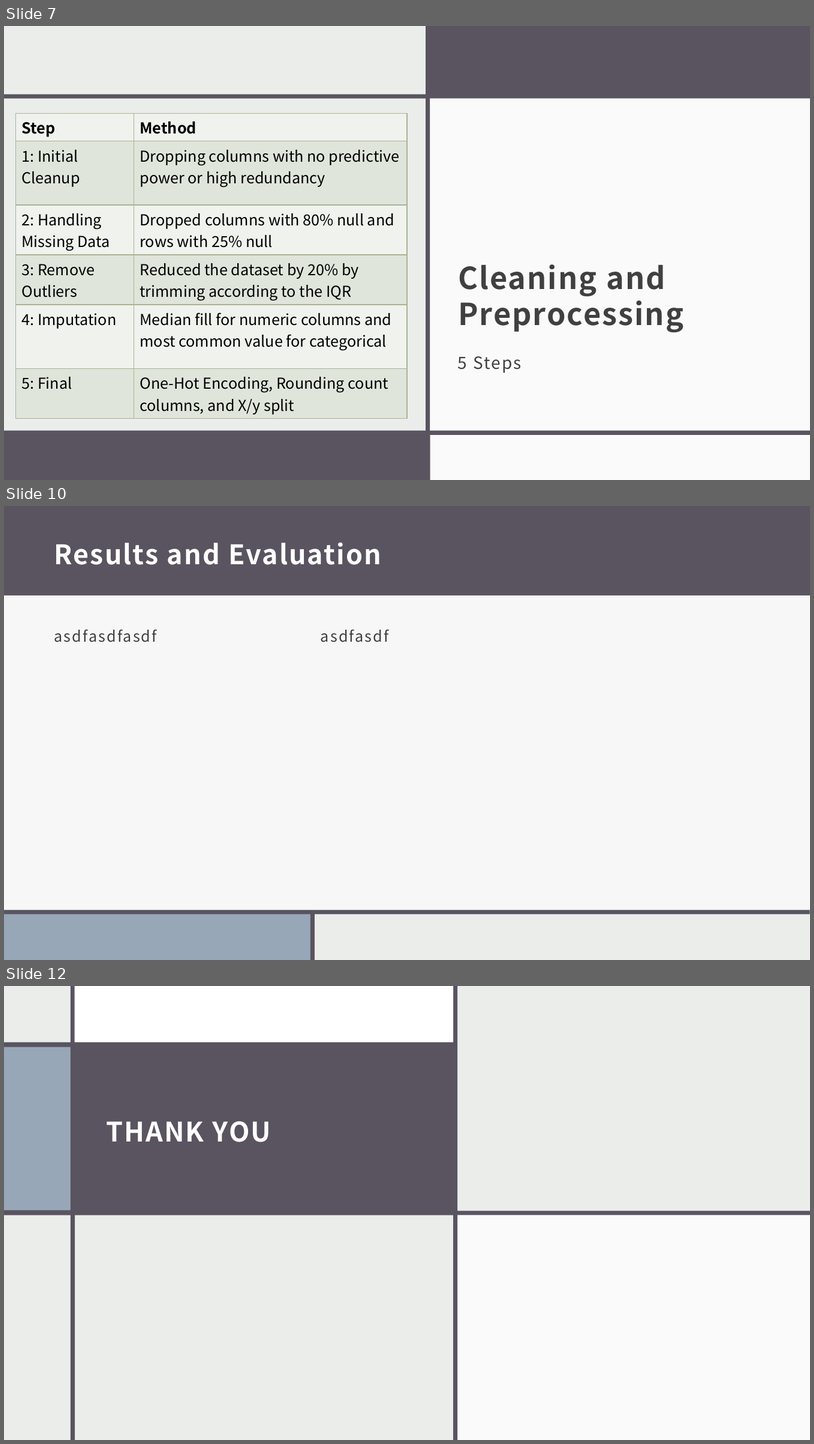
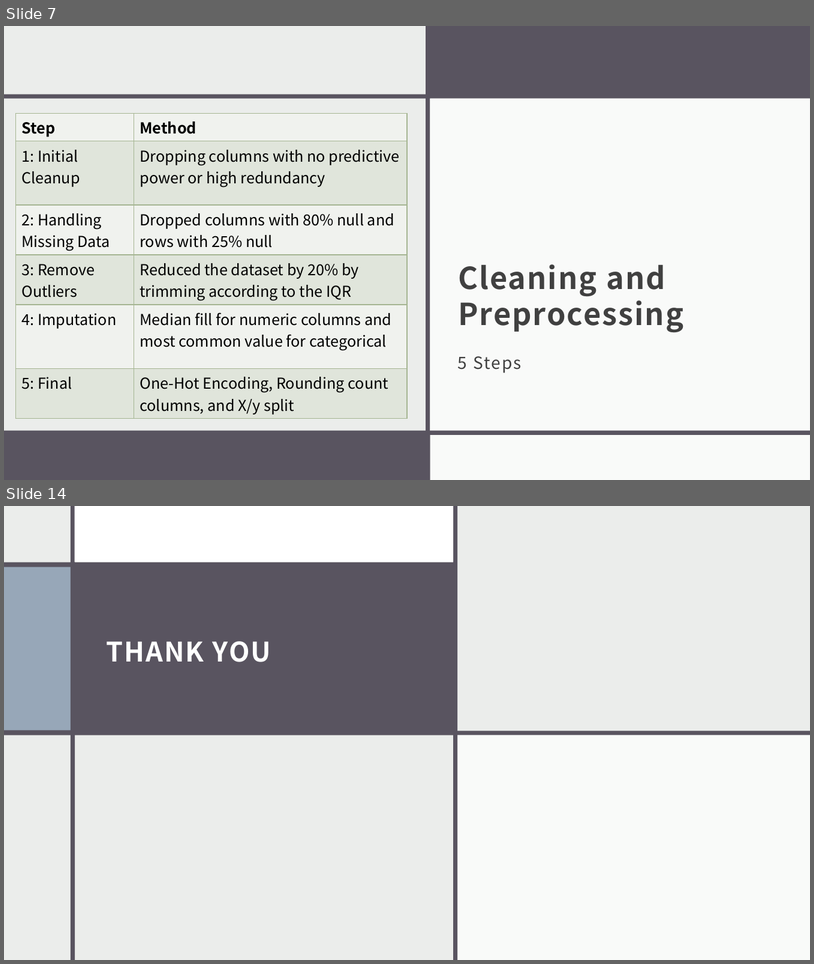
Before and after one commit to shmorhunmsds/ml_final_project, a slide deck: presentation.pptx. Shown one above the other, each under a label of ours: slides 7, 10 and 12 before the commit, slides 7 and 14 after it; the slides between them are not shown. The pictures are 814x1444 and 814x964 pixels, drawn with LibreOffice and Linux fonts; fonts in the diff are those of the drawing. Boxes give left, top, right and bottom in pixels: in the first picture for what was removed or moved away, otherwise in the second. Text is boxed around its words. In the diff, an @@ line names an element or a change of style, - is before the commit and + after.

```diff
--- a/presentation.pptx
+++ b/presentation.pptx
@@ slide 10 removed at [4, 506, 810, 960], background #EBEDEB; not listed: 3 template elements that a slide beside it also shows @@
@@ rectangle removed at [4, 506, 810, 595] @@
@@ title removed at [54, 542, 381, 565] @@
-Results and Evaluation
@@ rectangle removed at [4, 595, 810, 910] @@
@@ text removed at [54, 629, 157, 642] @@
-asdfasdfasdf
@@ text removed at [321, 629, 389, 642] @@
-asdfasdf
@@ rectangle removed at [4, 910, 312, 960] @@
@@ rectangle removed at [4, 910, 810, 914] @@
@@ rectangle removed at [311, 911, 315, 960] @@
@@ what was slide 12 is now slide 14 @@
```
Also in this commit, not shown: 1 slide changed, 5 slides added, 2 other slides removed.
